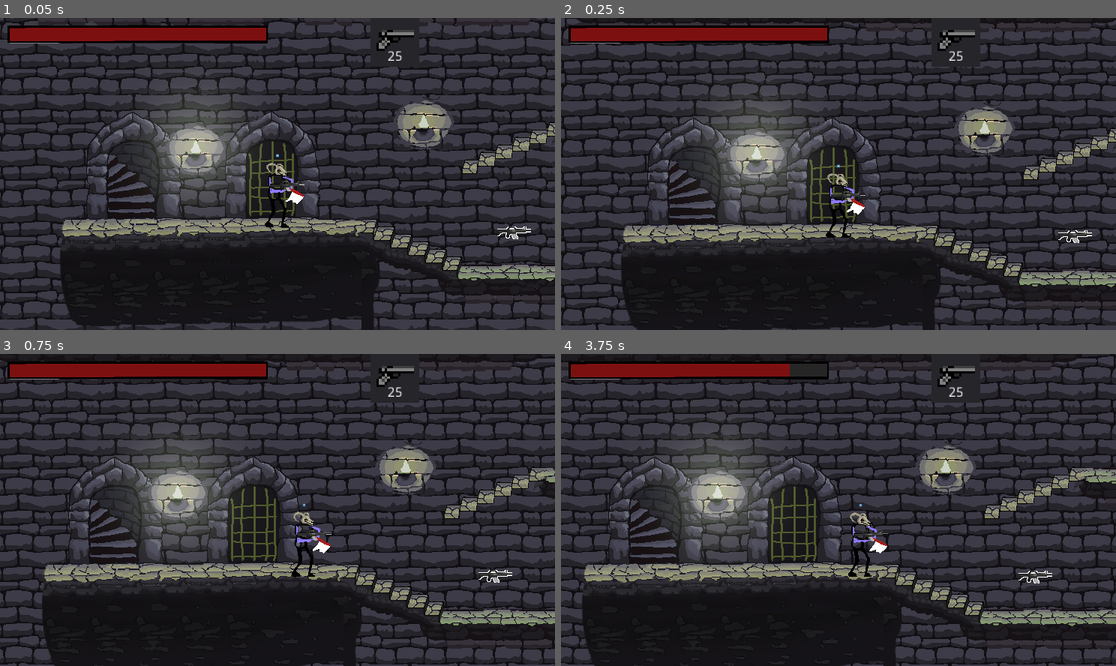
Above: before the commit, frames 1-4 (two rows, left to right).
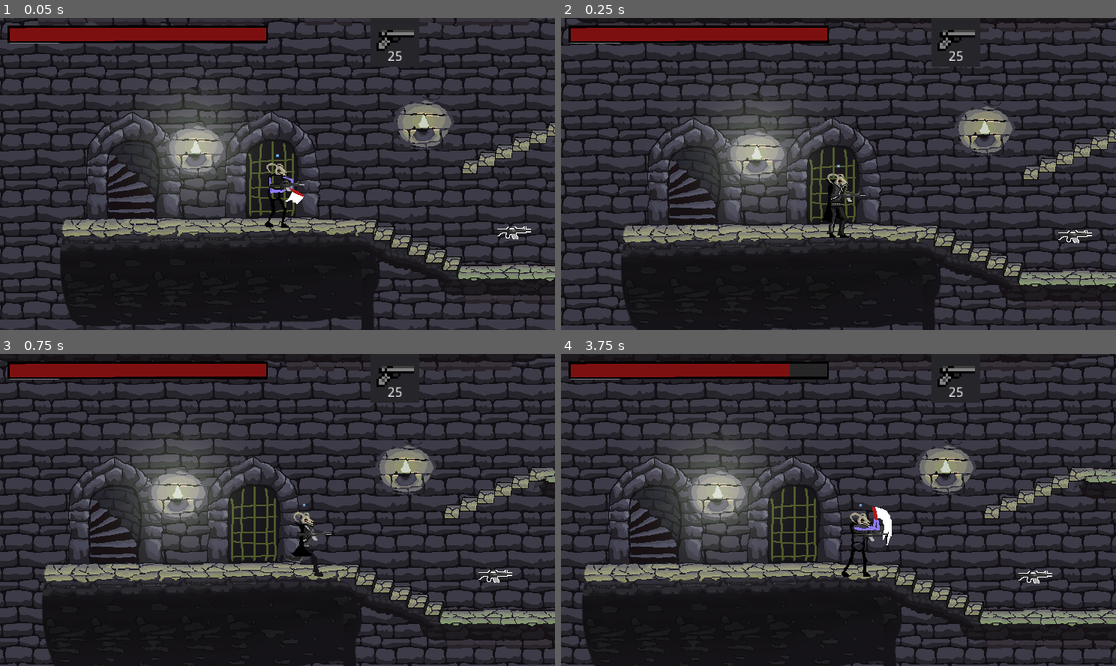
Above: after the commit, the same moments.

Repository: IgorBayerl/godot-game-liliths-crusade
Game: Godot game, scene res://src/Scenes/Main.tscn
Same seed, same stepped clock (60 frames per second), same inputs: the game is played once before the commit and once after it. The engine's default icon, where the game draws it, is replaced by a stand-in: a white triangle on a blue panel in a dark square.
Inputs (mouse positions are in pixels of both pictures, inside the frame that each line leads up to):
- Up to frame 1 (0.05 s): no input
- Up to frame 2 (0.25 s): no input
- Up to frame 3 (0.75 s): move the mouse to (399, 494) at 0.52 s; hold D (move_RIGHT) from 0.53 s (still down); tap 1 (Gun_1) at 0.6 s; click (399, 494) at 0.67 s
- Up to frame 4 (3.75 s): tap J (jump) at 0.77 s; release D (move_RIGHT) at 1.25 s; drag from (727, 525) to (871, 575) at 1.27 s; move the mouse to (894, 441) at 2.02 s; hold A (move_LEFT) 2.03-2.75 s; tap 3 (Gun_3) at 2.1 s; drag from (810, 572) to (672, 463) at 2.77 s; move the mouse to (1005, 556) at 3.52 s; hold D (move_RIGHT) from 3.53 s (still down); tap H (interact) at 3.6 s

Frame 1 is identical in both runs. In frame 2, 0.5% of the frame differs, in the area x 46-55%, y 51-71%; in frame 3, 0.4%; in frame 4, 0.6%, in the area x 50-60%, y 49-72%.

Commit message:
body to budy

Diff:
--- a/src/Actors/Player.tscn
+++ b/src/Actors/Player.tscn
@@ -95,7 +95,7 @@
 
 [node name="SPRITES" type="Node2D" parent="."]
 
-[node name="body" type="Sprite" parent="SPRITES"]
+[node name="body2" type="Sprite" parent="SPRITES"]
 position = Vector2( -0.737395, 33.1831 )
 scale = Vector2( 1.79639, 1.79639 )
 texture = ExtResource( 17 )
